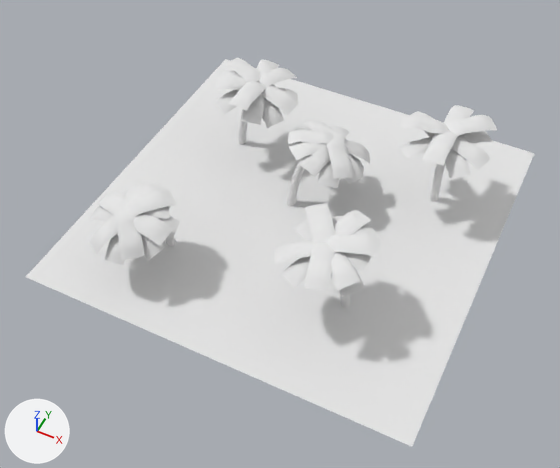
Renders of the OBJ model Project_ThirdPerson/mge_v18_student_version/assets/ThirdPerson/models/Sand_Tile_2.obj from each side of a commit.
One viewpoint serves both versions: a 50 mm lens placed at (0.587, -1.285, 1.675), pointed at (0.007, -0.124, 0.223). Every picture has the same lights, and +X, +Y and +Z are marked at lower left. Where no turn or scale is listed for an object, it has been applied to the vertices.

In view in the first picture: 'Sand_Tile_2'.
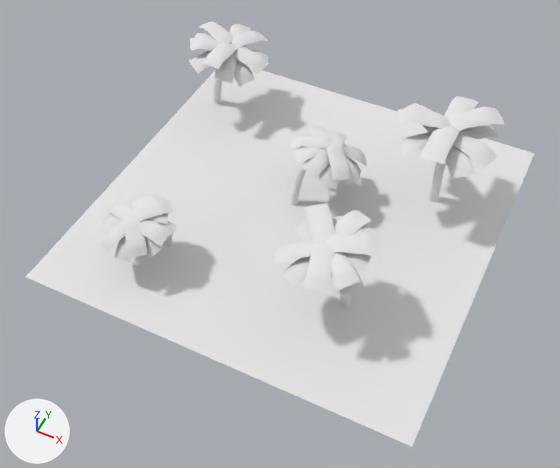
The change, as a diff of the scene's bpy script:
```diff
--- a/Project_ThirdPerson/mge_v18_student_version/assets/ThirdPerson/models/Sand_Tile_2.obj.py
+++ b/Project_ThirdPerson/mge_v18_student_version/assets/ThirdPerson/models/Sand_Tile_2.obj.py
@@ me_sand_tile_2 @@
-me_sand_tile_2.from_pydata(...)  # 3649 vertices, 5202 faces; spans x -0.501..0.499, y -0.5..0.5, z 0.174..0.456
+me_sand_tile_2.from_pydata(...)  # 3649 vertices, 5202 faces; spans x -0.501..0.499, y -0.5..0.5, z 0.172..0.478
+# me_sand_tile_2 part 1: the loose piece of 48 vertices spanning x -0.342..-0.248, y -0.445..-0.333, z 0.32..0.382 is scaled about its middle by 0.845, then moved by (0.004, 0.021, -0.029)
+# me_sand_tile_2 part 2: the loose piece of 48 vertices spanning x -0.277..-0.159, y -0.384..-0.324, z 0.357..0.39 is scaled about its middle by 0.845, then moved by (-0.008, 0.016, -0.032)
+# me_sand_tile_2 part 3: the loose piece of 84 vertices spanning x -0.277..-0.229, y -0.348..-0.234, z 0.186..0.374 is scaled about its middle by 0.845, then moved by (-0.002, 0.006, -0.018)
+# me_sand_tile_2 part 4: the loose piece of 48 vertices spanning x -0.285..-0.161, y -0.406..-0.318, z 0.317..0.372 is scaled about its middle by 0.845, then moved by (-0.007, 0.017, -0.028)
+# me_sand_tile_2 part 5: the loose piece of 48 vertices spanning x -0.293..-0.182, y -0.367..-0.246, z 0.383..0.403 is scaled about its middle by 0.845, then moved by (-0.005, 0.008, -0.035)
+# me_sand_tile_2 part 6: the loose piece of 48 vertices spanning x -0.276..-0.158, y -0.363..-0.297, z 0.342..0.376 is scaled about its middle by 0.845, then moved by (-0.008, 0.012, -0.03)
+# me_sand_tile_2 part 7: the loose piece of 49 vertices spanning x -0.297..-0.236, y -0.439..-0.335, z 0.303..0.368 is scaled about its middle by 0.845, then moved by (0.0, 0.021, -0.026)
+# me_sand_tile_2 part 8: the loose piece of 48 vertices spanning x -0.296..-0.191, y -0.442..-0.332, z 0.335..0.392 is scaled about its middle by 0.845, then moved by (-0.004, 0.021, -0.031)
+# me_sand_tile_2 part 9: the loose piece of 48 vertices spanning x -0.282..-0.181, y -0.363..-0.279, z 0.365..0.388 is scaled about its middle by 0.845, then moved by (-0.006, 0.01, -0.033)
+# me_sand_tile_2 part 10: the loose piece of 48 vertices spanning x 0.288..0.411, y 0.18..0.294, z 0.424..0.447 is scaled about its middle by 1.12, then moved by (0.005, 0.004, 0.02)
+# me_sand_tile_2 part 11: the loose piece of 48 vertices spanning x 0.279..0.331, y 0.083..0.201, z 0.415..0.438 is scaled about its middle by 1.12, then moved by (0.0, -0.007, 0.019)
+# me_sand_tile_2 part 12: the loose piece of 48 vertices spanning x 0.284..0.394, y 0.091..0.216, z 0.38..0.401 is scaled about its middle by 1.12, then moved by (0.004, -0.006, 0.015)
+# me_sand_tile_2 part 13: the loose piece of 48 vertices spanning x 0.279..0.336, y 0.199..0.317, z 0.404..0.429 is scaled about its middle by 1.12, then moved by (0.0, 0.007, 0.018)
+# me_sand_tile_2 part 14: the loose piece of 48 vertices spanning x 0.295..0.422, y 0.14..0.225, z 0.388..0.417 is scaled about its middle by 1.12, then moved by (0.006, -0.002, 0.016)
+# me_sand_tile_2 part 15: the loose piece of 48 vertices spanning x 0.2..0.322, y 0.179..0.295, z 0.375..0.396 is scaled about its middle by 1.12, then moved by (-0.006, 0.005, 0.014)
+# me_sand_tile_2 part 16: the loose piece of 48 vertices spanning x 0.286..0.406, y 0.181..0.299, z 0.382..0.401 is scaled about its middle by 1.12, then moved by (0.005, 0.005, 0.015)
+# me_sand_tile_2 part 17: the loose piece of 48 vertices spanning x -0.316..-0.196, y 0.099..0.202, z 0.392..0.427 is moved by (-0.153, 0.123, -0.002)
+# me_sand_tile_2 part 18: 1568 of 3649 vertices moved; they spanned x -0.323..0.323, y -0.03..0.297, z 0.174..0.456 and now span x -0.475..0.326, y -0.022..0.42, z 0.172..0.478; mean shift (-0.065, 0.052, -0.006); largest move (-0.261, 0.188, 0.27) -> (-0.414, 0.311, 0.267)
 me_sand_tile_2.materials.append(mat_initialshadinggroup)
```

Boxes (x1, y1, x2, y2) around the edits, measured in the pictures (560 x 468 px; the box of a moved part takes in the faces that stretch with it):
'Sand_Tile_2', reshaped (9% taller): before (26, 58, 534, 447); after (26, 21, 534, 447)
part 1 of me_sand_tile_2, moved or reshaped: before (89, 215, 118, 254); after (101, 221, 125, 253)
part 2 of me_sand_tile_2, moved or reshaped: before (133, 213, 173, 246); after (138, 218, 171, 246)
part 3 of me_sand_tile_2, moved or reshaped: before (166, 237, 176, 247); after (165, 238, 174, 246)
part 4 of me_sand_tile_2, moved or reshaped: before (141, 234, 165, 260); after (145, 237, 164, 258)
part 5 of me_sand_tile_2, moved or reshaped: before (126, 190, 176, 217); after (132, 200, 174, 222)
part 6 of me_sand_tile_2, moved or reshaped: before (158, 216, 180, 240); after (158, 221, 177, 241)
part 7 of me_sand_tile_2, moved or reshaped: before (104, 233, 125, 265); after (114, 236, 131, 262)
part 8 of me_sand_tile_2, moved or reshaped: before (115, 210, 145, 260); after (122, 217, 148, 258)
part 9 of me_sand_tile_2, moved or reshaped: before (145, 206, 170, 219); after (148, 213, 168, 224)
part 10 of me_sand_tile_2, moved or reshaped: before (445, 115, 497, 136); after (446, 107, 504, 131)
part 11 of me_sand_tile_2, moved or reshaped: before (422, 131, 458, 166); after (420, 124, 460, 164)
part 12 of me_sand_tile_2, moved or reshaped: before (445, 148, 471, 178); after (445, 145, 475, 179)
part 13 of me_sand_tile_2, moved or reshaped: before (443, 105, 474, 124); after (444, 96, 478, 117)
part 14 of me_sand_tile_2, moved or reshaped: before (452, 135, 491, 170); after (453, 130, 498, 169)
part 15 of me_sand_tile_2, moved or reshaped: before (425, 118, 434, 137); after (423, 125, 433, 132)
part 16 of me_sand_tile_2, moved or reshaped: before (461, 131, 492, 144); after (463, 125, 499, 139)
part 17 of me_sand_tile_2, moved or reshaped: before (216, 76, 247, 90); after (190, 38, 220, 51)
part 18 of me_sand_tile_2, moved or reshaped: before (214, 58, 449, 206); after (189, 21, 450, 205)
